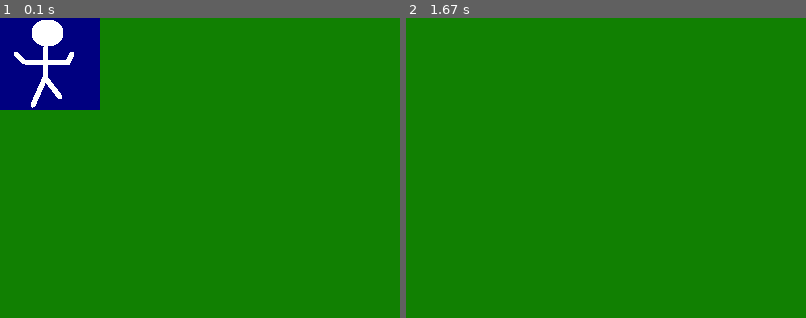
Above: before the commit, frames 1-2 (left to right).
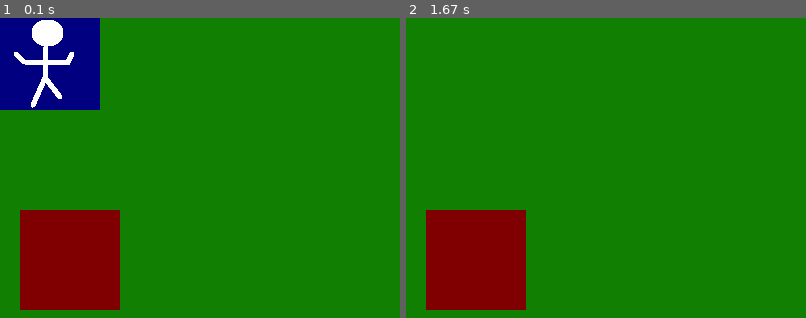
Above: after the commit, the same moments.

Repository: arsummers/pygame-tutorial
Game: pygame game, started from game.py
The game is run twice, just before and just after one commit, with the same random seed, the same clock (stepped at 60 frames per second) and the same inputs.
Inputs:
- Up to frame 1 (0.1 s): no input
- Up to frame 2 (1.67 s): tap A at 0.33 s
The pictures show only the part of the screen within x 0-50%, y 1-51%; the shares and areas given below are measured in that part.

The runs differ from the first frame. In frame 1, 8.3% of the frame differs, in the area x 5-30%, y 64-98%; in frame 2, 8.3%.

Commit message:
enemy spawned, still crashes

Diff:
--- a/game.py
+++ b/game.py
@@ -126,5 +126,6 @@
     world.blit(backdrop, backdropbox)
     player.update() #updates player position
     player_list.draw(world) #draws player
+    enemy_list.draw(world) #draws enemy
     pygame.display.flip()
     clock.tick(fps)
